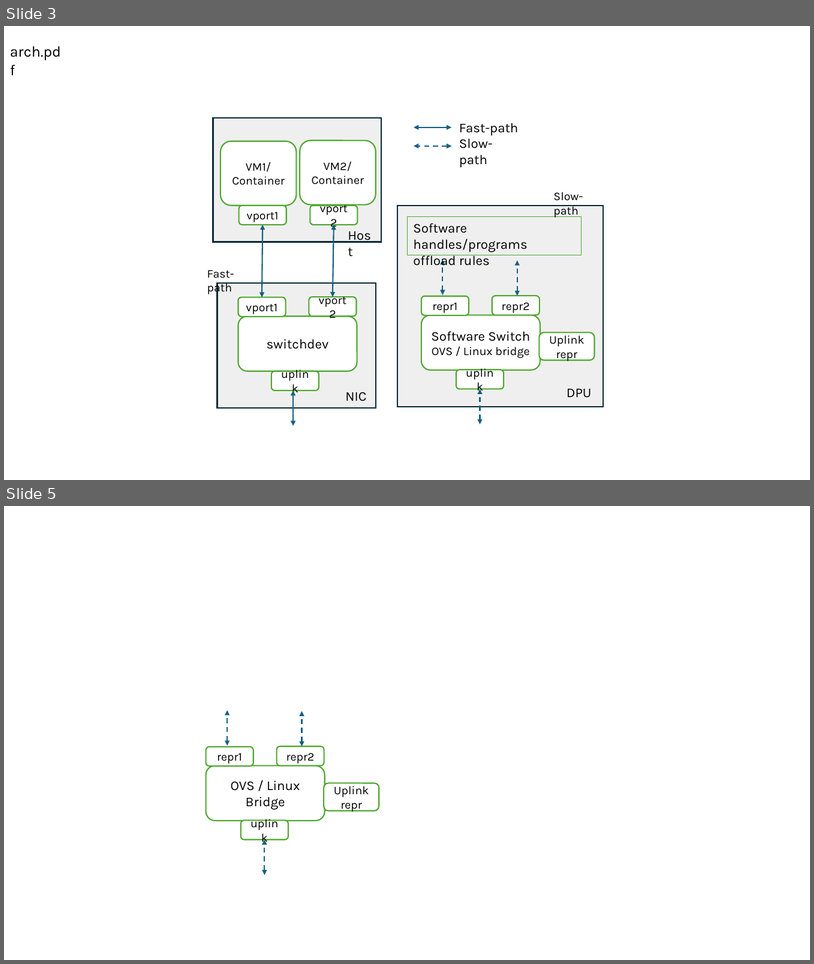
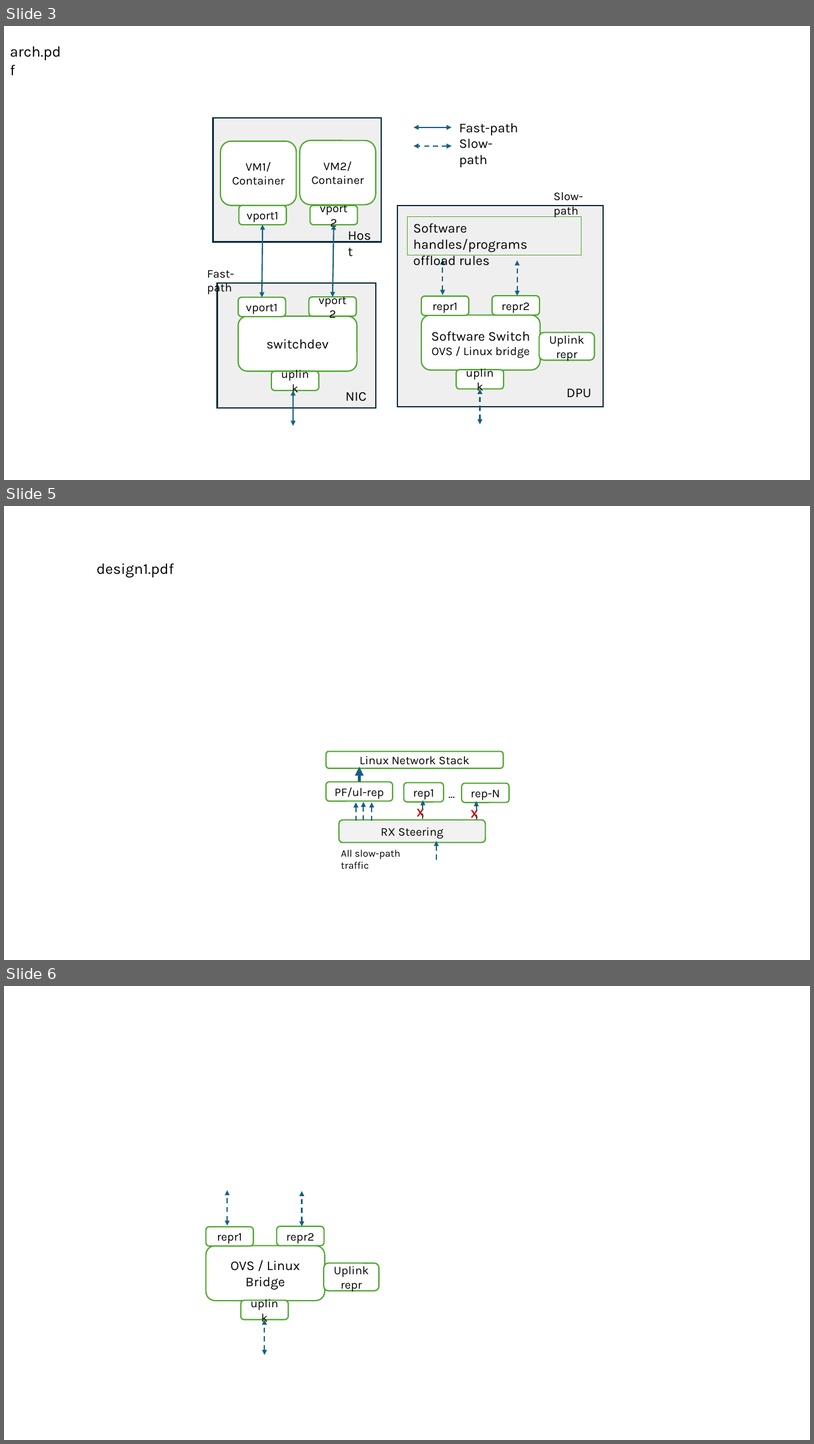
Before and after one commit to williamtu/netdevconf18-sharedmem, a slide deck: netdevconf0x18-sharedmem.pptx. Shown one above the other, each under a label of ours: slides 3 and 5 before the commit, slides 3, 5 and 6 after it; the slides between them are not shown. The pictures are 814x964 and 814x1444 pixels, drawn with LibreOffice and Linux fonts; fonts in the diff are those of the drawing. Boxes give left, top, right and bottom in pixels: in the first picture for what was removed or moved away, otherwise in the second. Text is boxed around its words. In the diff, an @@ line names an element or a change of style, - is before the commit and + after.

Commit message:
add design1

```diff
--- a/netdevconf0x18-sharedmem.pptx
+++ b/netdevconf0x18-sharedmem.pptx
@@ slide 5 added at (4, 506, 810, 960), background #FFFFFF @@
@@ text added at (96, 563, 174, 578), 18 pt, text #000000 @@
+design1.pdf
@@ rounded rectangle added at (326, 751, 504, 768), fill #FFFFFF, outline #4EA72E 1.5 pt, 14 pt, text #000000 @@
+Linux Network Stack
@@ arrow added from (360, 782) to (360, 767), #156082 3.5 pt @@
@@ rounded rectangle added at (326, 782, 393, 801), fill #FFFFFF, outline #4EA72E 1.5 pt, 14 pt, text #000000 @@
+PF/ul-rep
@@ rounded rectangle added at (404, 783, 444, 802), fill #FFFFFF, outline #4EA72E 1.5 pt, 14 pt, text #000000 @@
+rep1
@@ text added at (443, 783, 464, 804), 14 pt, text #000000 @@
+…
@@ rounded rectangle added at (462, 783, 509, 802), fill #FFFFFF, outline #4EA72E 1.5 pt, 14 pt, text #000000 @@
+rep-N
@@ arrow added from (356, 820) to (356, 802), #156082 1.5 pt dashed @@
@@ arrow added from (364, 820) to (364, 802), #156082 1.5 pt dashed @@
@@ arrow added from (372, 820) to (372, 802), #156082 1.5 pt dashed @@
@@ text added at (417, 805, 425, 820), 14 pt, text #C00000, bold @@
+X
@@ arrow added from (423, 821) to (423, 800), #156082 1.5 pt dashed @@
@@ text added at (471, 807, 479, 820), 14 pt, text #C00000, bold @@
+X
@@ arrow added from (476, 822) to (476, 801), #156082 1.5 pt dashed @@
@@ rounded rectangle added at (339, 820, 486, 843), fill #F2F2F2, outline #4EA72E 1.5 pt, 14 pt, text #000000 @@
+RX Steering
@@ arrow added from (437, 862) to (437, 841), #156082 1.5 pt dashed @@
@@ text added at (341, 849, 401, 868), 12 pt, text #000000 @@
+All slow-path traffic
@@ what was slide 5 is now slide 6 @@
```
Also in this commit, not shown: 1 slide changed, 2 other files.
